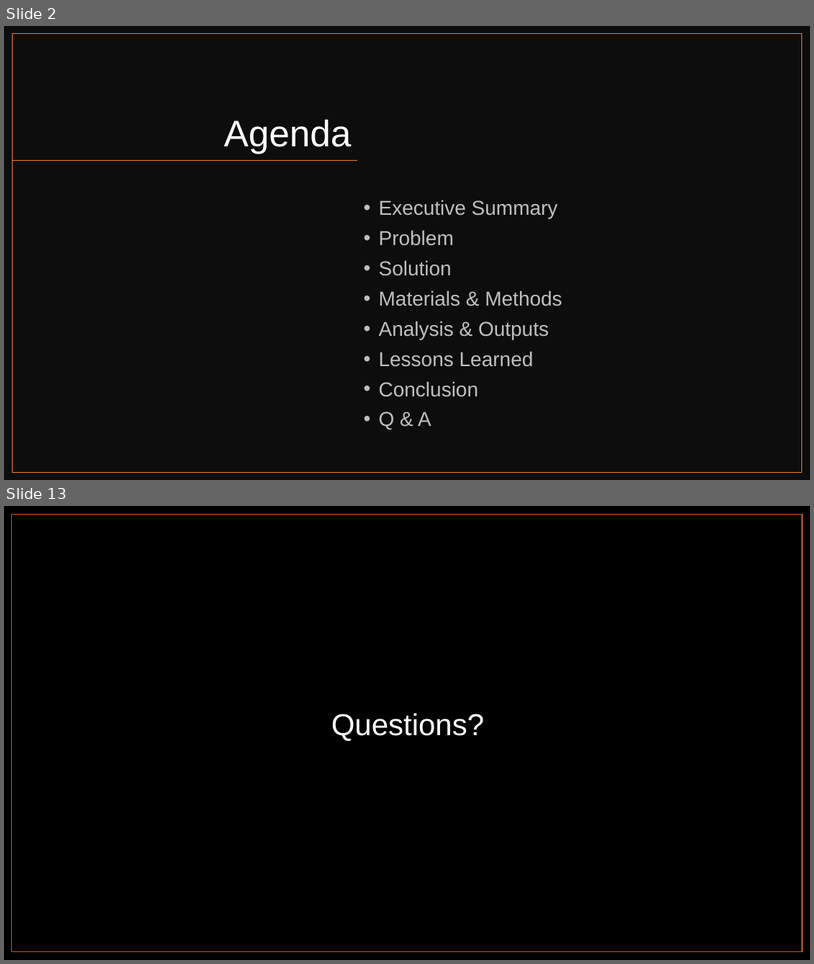
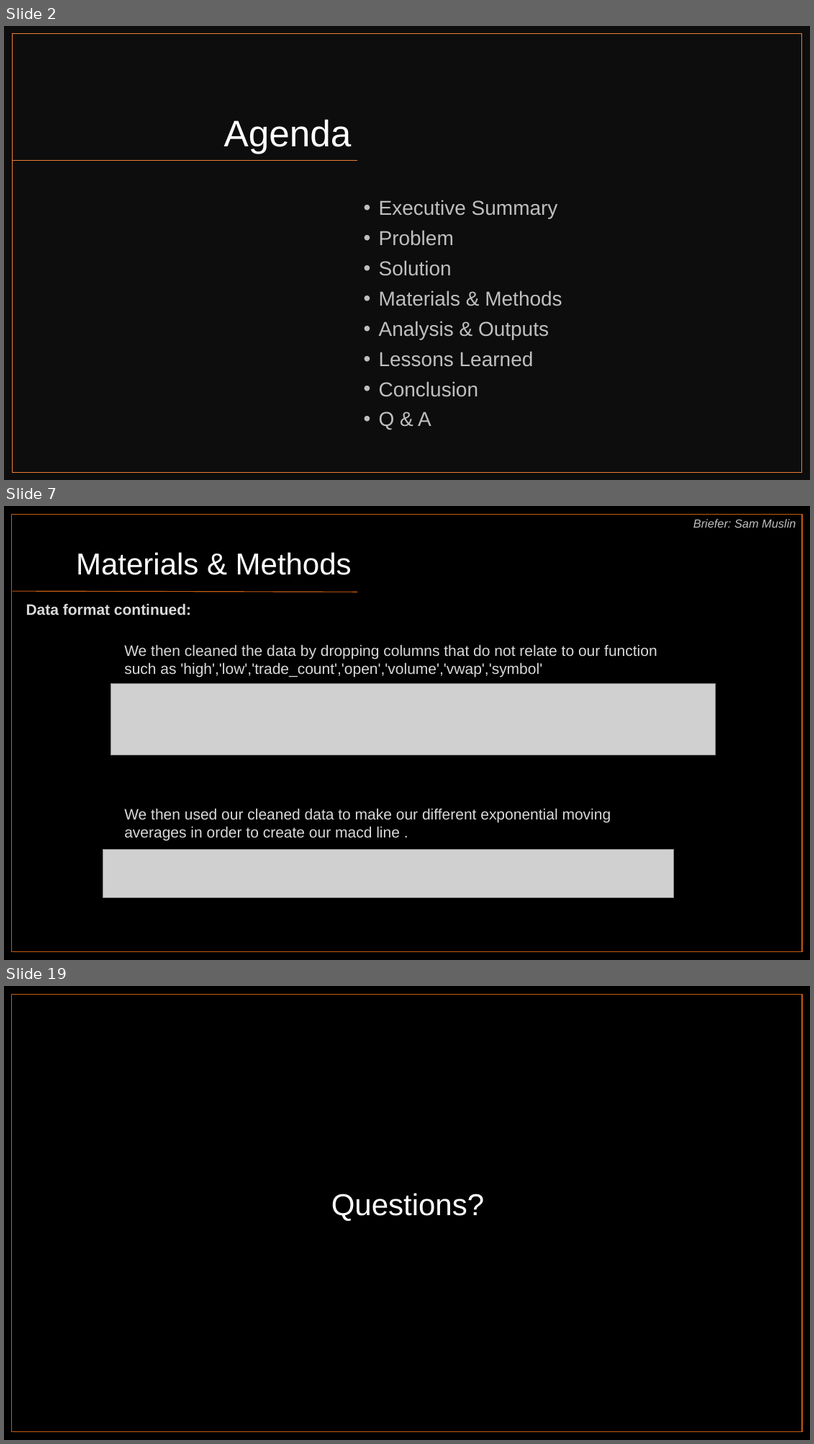
Before and after one commit to harithmd1/project1_group2, a slide deck: MACD_Indicators_Group_2.pptx. Shown one above the other, each under a label of ours: slides 2 and 13 before the commit, slides 2, 7 and 19 after it; the slides between them are not shown. The pictures are 814x964 and 814x1444 pixels, drawn with LibreOffice and Linux fonts; fonts in the diff are those of the drawing; grey boxes stand for pictures. Boxes give left, top, right and bottom in pixels: in the first picture for what was removed or moved away, otherwise in the second. Text is boxed around its words. In the diff, an @@ line names an element or a change of style, - is before the commit and + after.

```diff
--- a/MACD_Indicators_Group_2.pptx
+++ b/MACD_Indicators_Group_2.pptx
@@ slide 7 added at (x1=4, y1=506, x2=810, y2=960), background #FFFFFF @@
@@ rectangle added at (x1=4, y1=506, x2=810, y2=960), fill #000000 @@
@@ rectangle added at (x1=11, y1=515, x2=802, y2=951), fill #000000, outline #C55A11 1 pt @@
@@ text added at (x1=694, y1=519, x2=796, y2=528), 14 pt, text #BFBFBF, italic @@
+Briefer: Sam Muslin
@@ text added at (x1=76, y1=552, x2=352, y2=575), 36 pt, text #FFFFFF @@
+Materials & Methods
@@ line added from (13, 591) to (358, 592), #C55A11 1 pt @@
@@ text added at (x1=26, y1=603, x2=191, y2=615), 18 pt, text #D9D9D9, bold @@
+Data format continued:
@@ text added at (x1=124, y1=644, x2=657, y2=677), 18 pt, text #D9D9D9 @@
+We then cleaned the data by dropping columns that do not relate to our function such as 'high','low','trade_count','open','volume','vwap','symbol'
@@ picture added at (x1=111, y1=684, x2=716, y2=754) @@
@@ text added at (x1=124, y1=808, x2=612, y2=841), 18 pt, text #D9D9D9 @@
+We then used our cleaned data to make our different exponential moving averages in order to create our macd line .
@@ picture added at (x1=103, y1=849, x2=674, y2=898) @@
@@ what was slide 13 is now slide 19 @@
```
Also in this commit, not shown: 10 slides changed, 5 other slides added.
